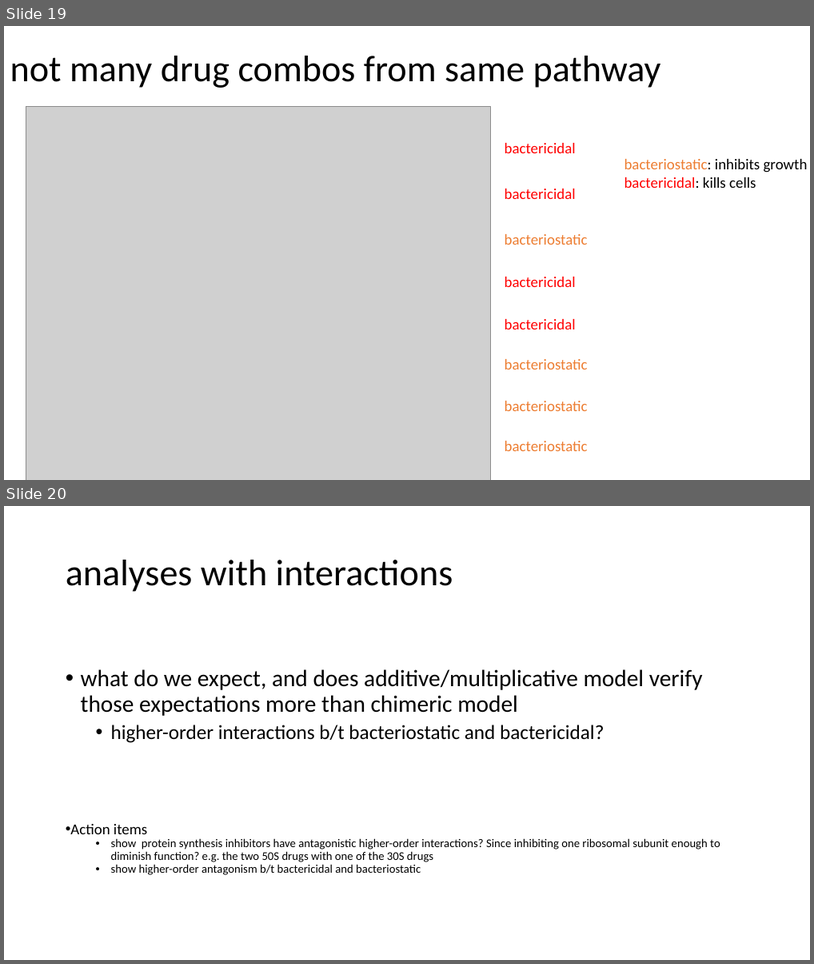
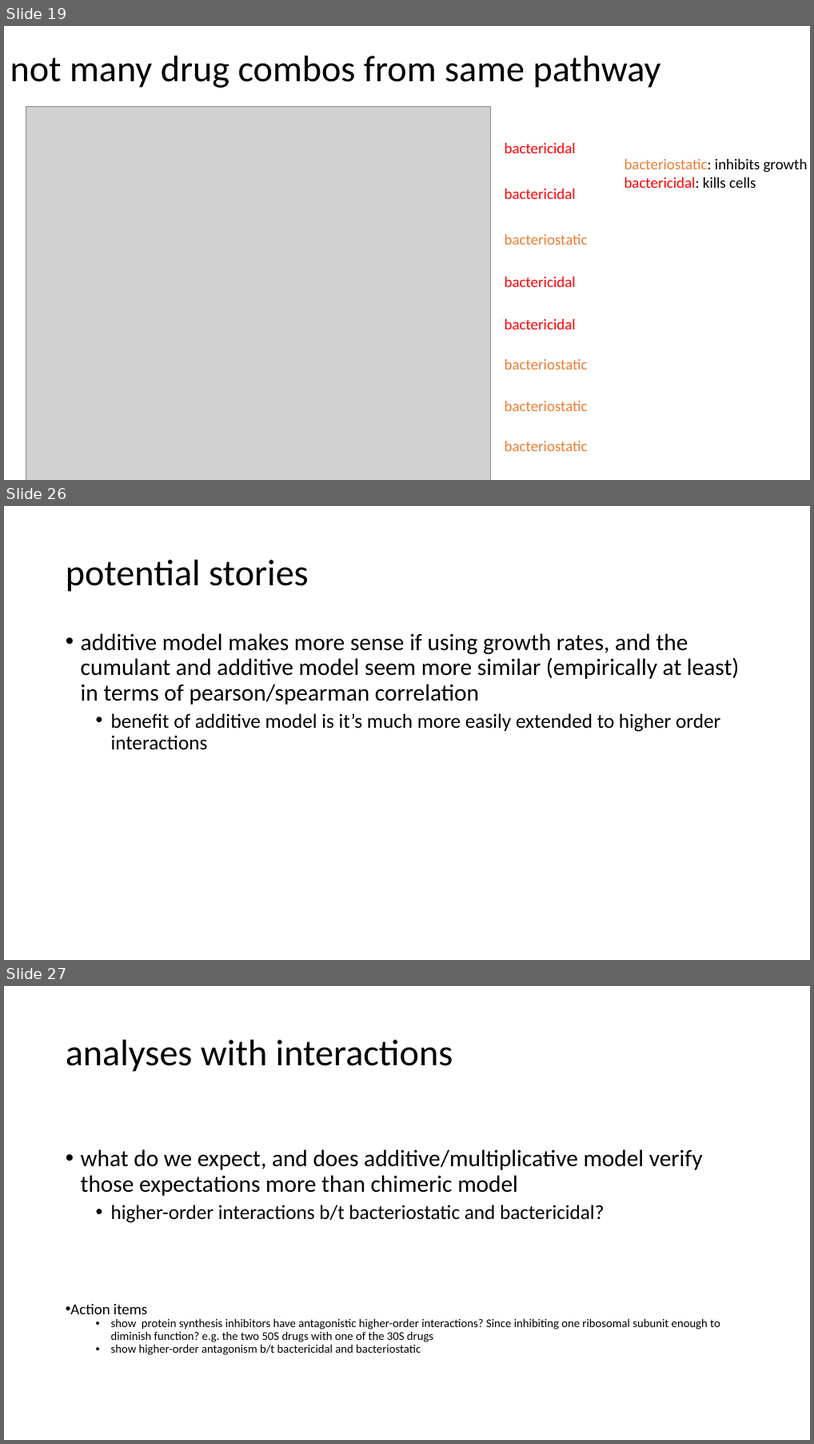
Before and after one commit to brian-arnold/epistasis_reanalysis, a slide deck: drug_data/drug_data_reanalysis.pptx. Shown one above the other, each under a label of ours: slides 19 and 20 before the commit, slides 19, 26 and 27 after it; the slides between them are not shown. The pictures are 814x964 and 814x1444 pixels, drawn with LibreOffice and Linux fonts; fonts in the diff are those of the drawing; grey boxes stand for pictures. Boxes give left, top, right and bottom in pixels: in the first picture for what was removed or moved away, otherwise in the second. Text is boxed around its words. In the diff, an @@ line names an element or a change of style, - is before the commit and + after.

```diff
--- a/drug_data/drug_data_reanalysis.pptx
+++ b/drug_data/drug_data_reanalysis.pptx
@@ slide 26 added at (x1=4, y1=506, x2=810, y2=960), background #FFFFFF @@
@@ title added at (x1=66, y1=560, x2=309, y2=592), 44 pt, text #000000 @@
+potential stories
@@ text added at (x1=81, y1=633, x2=739, y2=750), 28 pt, text #000000 @@
+• additive model makes more sense if using growth rates, and the cumulant and additive model seem more similar (empirically at least) in terms of pearson/spearman correlation
+  • benefit of additive model is it’s much more easily extended to higher order interactions
@@ what was slide 20 is now slide 27 @@
```
Also in this commit, not shown: 1 slide changed, 6 other slides added, 7 other files.
